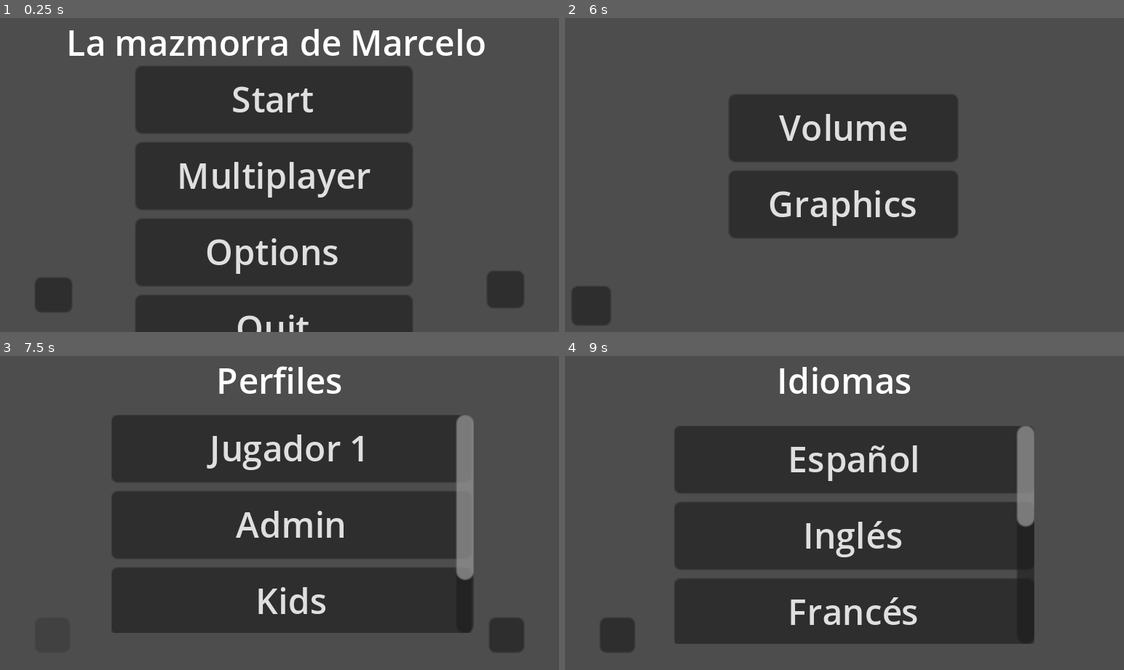
Above: before the commit, frames 1-4 (two rows, left to right).
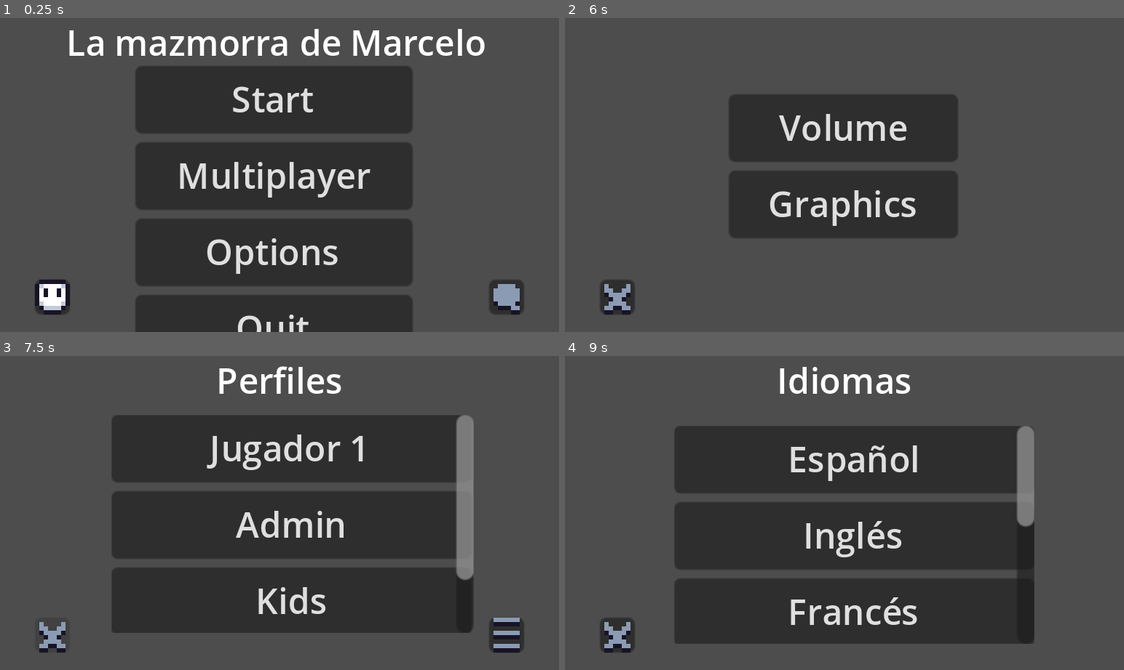
Above: after the commit, the same moments.

Repository: alvarolh33/marcelo
Game: Godot game, scene res://scenes/menu.tscn
The game is run twice, just before and just after one commit, with the same random seed, the same clock (stepped at 60 frames per second) and the same inputs.
Inputs (mouse positions are in pixels of both pictures, inside the frame that each line leads up to; where the layout moved, square brackets give the same spot in the first picture):
- Up to frame 1 (0.25 s): no input
- Up to frame 2 (6 s): click "Multiplayer" at 0.5 s; click "Host" at 1.25 s; move the mouse to (967, 159) at 2.02 s; hold D (right) 2.03-2.78 s; click (967, 159) at 2.1 s; move the mouse to (732, 190) at 2.77 s; hold S (down) 2.78-3.53 s; click (732, 190) at 2.85 s; move the mouse to (900, 105) at 3.52 s; hold D (right) 3.53-4.28 s; click (900, 105) at 3.6 s; move the mouse to (816, 237) at 4.27 s; hold W (up) 4.28-5.03 s; click (816, 237) at 4.35 s; move the mouse to (1012, 222) at 5.02 s; hold A (left) 5.03-5.75 s; click (1012, 222) at 5.1 s; click "Options" at 5.75 s
- Up to frame 3 (7.5 s): click (50, 635) [27, 644] at 6.5 s; click (50, 635) [55, 632] at 7.25 s
- Up to frame 4 (9 s): click (615, 635) at 8 s; click (1073, 635) [1068, 626] at 8.75 s

The runs differ from the first frame. In frame 1, 1.2% of the frame differs, in the area x 6-94%, y 80-95%; in frame 2, 1.2%; in frame 3, 0.7%; in frame 4, 0.3%.

Commit message:
Iconos de los botones

Diff:
--- a/scenes/admin_profile.tscn
+++ b/scenes/admin_profile.tscn
@@ -1,6 +1,7 @@
-[gd_scene load_steps=2 format=3 uid="uid://06lkmm35tkfe"]
+[gd_scene load_steps=3 format=3 uid="uid://06lkmm35tkfe"]
 
 [ext_resource type="Script" path="res://scripts/admin_profile.gd" id="1_d0bc0"]
+[ext_resource type="Texture2D" uid="uid://dstrgdyjjnbja" path="res://gfx/ui/buttons/buttons_1x.png" id="2_tfajy"]
 
 [node name="AdminProfile" type="Node2D"]
 script = ExtResource("1_d0bc0")
@@ -55,4 +56,12 @@
 offset_right = 32.0
 offset_bottom = 136.0
 
+[node name="Buttons1x2" type="Sprite2D" parent="Back"]
+position = Vector2(8, 8)
+scale = Vector2(2, 2)
+texture = ExtResource("2_tfajy")
+hframes = 16
+vframes = 2
+frame = 11
+
 [connection signal="pressed" from="Back" to="." method="_on_back_pressed"]
--- a/scenes/languages.tscn
+++ b/scenes/languages.tscn
@@ -1,6 +1,7 @@
-[gd_scene load_steps=2 format=3 uid="uid://2f3dpiws0mks"]
+[gd_scene load_steps=3 format=3 uid="uid://2f3dpiws0mks"]
 
 [ext_resource type="Script" path="res://scripts/languages.gd" id="1_eysnx"]
+[ext_resource type="Texture2D" uid="uid://dstrgdyjjnbja" path="res://gfx/ui/buttons/buttons_1x.png" id="2_x6dbp"]
 
 [node name="Languages" type="Node2D"]
 script = ExtResource("1_eysnx")
@@ -21,6 +22,14 @@
 offset_top = 120.0
 offset_right = 32.0
 offset_bottom = 136.0
+
+[node name="Buttons1x2" type="Sprite2D" parent="Back"]
+position = Vector2(8, 8)
+scale = Vector2(2, 2)
+texture = ExtResource("2_x6dbp")
+hframes = 16
+vframes = 2
+frame = 11
 
 [node name="ScrollContainer" type="ScrollContainer" parent="."]
 offset_left = 50.0
--- a/scenes/menu.tscn
+++ b/scenes/menu.tscn
@@ -1,6 +1,8 @@
-[gd_scene load_steps=2 format=3 uid="uid://ctnbi4nh1yc5"]
+[gd_scene load_steps=4 format=3 uid="uid://ctnbi4nh1yc5"]
 
 [ext_resource type="Script" path="res://scripts/menu.gd" id="1_mu88j"]
+[ext_resource type="Texture2D" uid="uid://dstrgdyjjnbja" path="res://gfx/ui/buttons/buttons_1x.png" id="2_gvtwm"]
+[ext_resource type="Texture2D" uid="uid://ch68g8x2y8v1o" path="res://gfx/ui/gui/GUI_2x.png" id="3_girdh"]
 
 [node name="Menu" type="Control"]
 layout_mode = 3
@@ -55,20 +57,35 @@
 custom_minimum_size = Vector2(5, 5)
 layout_mode = 0
 offset_left = 16.0
-offset_top = 119.0
-offset_right = 33.0
-offset_bottom = 135.0
+offset_top = 120.0
+offset_right = 32.0
+offset_bottom = 136.0
+
+[node name="Gui2x" type="Sprite2D" parent="Profile"]
+position = Vector2(8, 8)
+texture = ExtResource("3_girdh")
+hframes = 19
+vframes = 14
+frame = 183
 
 [node name="Languages" type="Button" parent="."]
 custom_minimum_size = Vector2(5, 5)
 layout_mode = 0
-offset_left = 223.0
-offset_top = 116.0
+offset_left = 224.0
+offset_top = 120.0
 offset_right = 240.0
-offset_bottom = 133.0
+offset_bottom = 136.0
 
+[node name="Buttons1x" type="Sprite2D" parent="Languages"]
+position = Vector2(8.00001, 8)
+scale = Vector2(2, 2)
+texture = ExtResource("2_gvtwm")
+hframes = 16
+vframes = 2
+frame = 15
+
+[connection signal="pressed" from="VBoxContainer/Start" to="." method="_on_start_button_pressed"]
 [connection signal="pressed" from="VBoxContainer/Start" to="." method="_on_start_pressed"]
-[connection signal="pressed" from="VBoxContainer/Start" to="." method="_on_start_button_pressed"]
 [connection signal="pressed" from="VBoxContainer/Multiplayer" to="." method="_on_multiplayer_pressed"]
 [connection signal="pressed" from="VBoxContainer/Options" to="." method="_on_options_pressed"]
 [connection signal="pressed" from="VBoxContainer/Exit" to="." method="_on_exit_pressed"]
--- a/scenes/multiplayer.tscn
+++ b/scenes/multiplayer.tscn
@@ -1,6 +1,7 @@
-[gd_scene load_steps=2 format=3 uid="uid://bvrp2ve2wlfre"]
+[gd_scene load_steps=3 format=3 uid="uid://bvrp2ve2wlfre"]
 
 [ext_resource type="Script" path="res://scripts/multiplayer.gd" id="1_4ioe7"]
+[ext_resource type="Texture2D" uid="uid://dstrgdyjjnbja" path="res://gfx/ui/buttons/buttons_1x.png" id="2_urlrf"]
 
 [node name="Multiplayer" type="Node2D"]
 script = ExtResource("1_4ioe7")
@@ -19,12 +20,20 @@
 offset_bottom = 111.0
 text = "Join"
 
-[node name="Return to menu" type="Button" parent="."]
-offset_left = 4.0
-offset_top = 121.0
-offset_right = 23.0
-offset_bottom = 140.0
+[node name="Back" type="Button" parent="."]
+offset_left = 16.0
+offset_top = 120.0
+offset_right = 32.0
+offset_bottom = 136.0
+
+[node name="Buttons1x2" type="Sprite2D" parent="Back"]
+position = Vector2(8, 8)
+scale = Vector2(2, 2)
+texture = ExtResource("2_urlrf")
+hframes = 16
+vframes = 2
+frame = 11
 
 [connection signal="pressed" from="Host" to="." method="_on_host_pressed"]
 [connection signal="pressed" from="Join" to="." method="_on_join_pressed"]
-[connection signal="pressed" from="Return to menu" to="." method="_on_exit_pressed"]
+[connection signal="pressed" from="Back" to="." method="_on_exit_pressed"]
--- a/scenes/options.tscn
+++ b/scenes/options.tscn
@@ -1,6 +1,7 @@
-[gd_scene load_steps=2 format=3 uid="uid://p5quy5cl0nlg"]
+[gd_scene load_steps=3 format=3 uid="uid://p5quy5cl0nlg"]
 
 [ext_resource type="Script" path="res://scripts/options.gd" id="1_gg6jm"]
+[ext_resource type="Texture2D" uid="uid://dstrgdyjjnbja" path="res://gfx/ui/buttons/buttons_1x.png" id="2_wpypr"]
 
 [node name="Control" type="Control"]
 layout_mode = 3
@@ -26,13 +27,21 @@
 layout_mode = 2
 text = "Graphics"
 
-[node name="Return to menu" type="Button" parent="."]
+[node name="Back" type="Button" parent="."]
 layout_mode = 0
-offset_left = 3.0
-offset_top = 123.0
-offset_right = 21.0
-offset_bottom = 141.0
+offset_left = 16.0
+offset_top = 120.0
+offset_right = 32.0
+offset_bottom = 136.0
+
+[node name="Buttons1x2" type="Sprite2D" parent="Back"]
+position = Vector2(8, 8)
+scale = Vector2(2, 2)
+texture = ExtResource("2_wpypr")
+hframes = 16
+vframes = 2
+frame = 11
 
 [connection signal="pressed" from="VBoxContainer/Volume" to="." method="_on_volume_pressed"]
 [connection signal="pressed" from="VBoxContainer/Graphics" to="." method="_on_graphics_pressed"]
-[connection signal="pressed" from="Return to menu" to="." method="_on_return_to_menu_pressed"]
+[connection signal="pressed" from="Back" to="." method="_on_return_to_menu_pressed"]
--- a/scenes/profile.tscn
+++ b/scenes/profile.tscn
@@ -1,6 +1,7 @@
-[gd_scene load_steps=2 format=3 uid="uid://w068qx3cet6b"]
+[gd_scene load_steps=3 format=3 uid="uid://w068qx3cet6b"]
 
 [ext_resource type="Script" path="res://scripts/profile.gd" id="1_hqc3i"]
+[ext_resource type="Texture2D" uid="uid://dstrgdyjjnbja" path="res://gfx/ui/buttons/buttons_1x.png" id="2_7xwy1"]
 
 [node name="Profile" type="Node2D"]
 script = ExtResource("1_hqc3i")
@@ -20,6 +21,14 @@
 offset_top = 120.0
 offset_right = 32.0
 offset_bottom = 136.0
+
+[node name="Buttons1x2" type="Sprite2D" parent="Back"]
+position = Vector2(8, 8)
+scale = Vector2(2, 2)
+texture = ExtResource("2_7xwy1")
+hframes = 16
+vframes = 2
+frame = 11
 
 [node name="ScrollContainer" type="ScrollContainer" parent="."]
 offset_left = 51.0
@@ -49,11 +58,19 @@
 layout_mode = 2
 text = "+"
 
-[node name="Button" type="Button" parent="."]
+[node name="Settings" type="Button" parent="."]
 offset_left = 224.0
 offset_top = 120.0
 offset_right = 240.0
 offset_bottom = 136.0
 
+[node name="Buttons1x" type="Sprite2D" parent="Settings"]
+position = Vector2(8, 8)
+scale = Vector2(2, 2)
+texture = ExtResource("2_7xwy1")
+hframes = 16
+vframes = 2
+frame = 14
+
 [connection signal="pressed" from="Back" to="." method="_on_back_pressed"]
 [connection signal="pressed" from="ScrollContainer/VBoxContainer/Admin" to="." method="_on_admin_pressed"]
